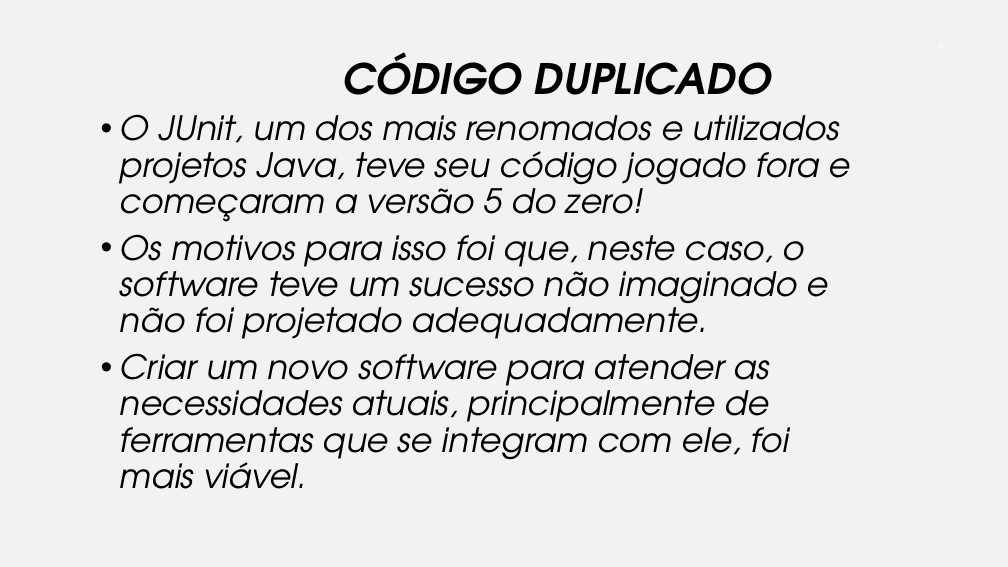
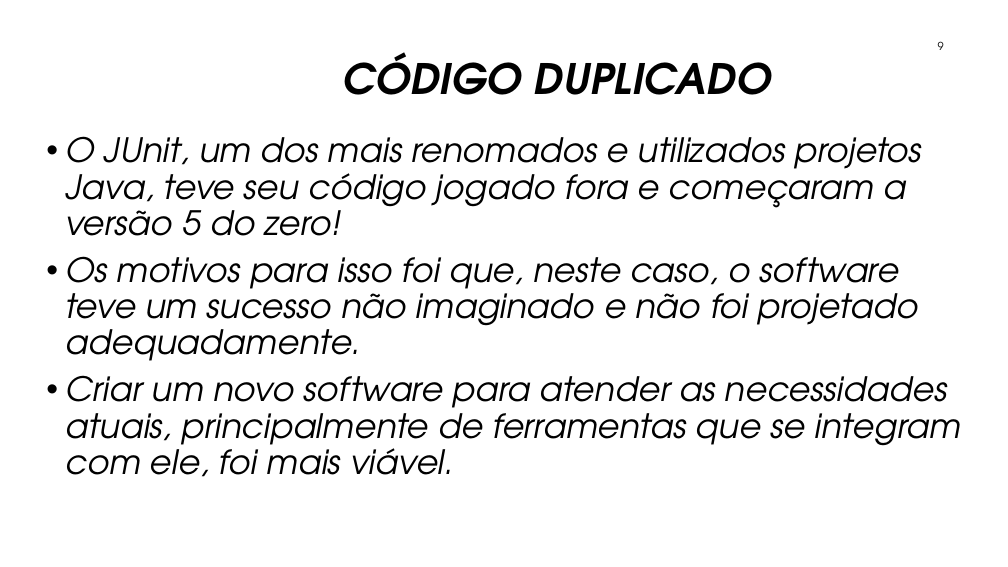
Before and after one commit to Claudio-Barbosa-da-Silva/testes-de-software, a slide deck: slide 9 of projects/01-introducao-tdd/tdd.pptx. Drawn at 1008x567 pixels with LibreOffice and Linux fonts; fonts in the diff are those of the drawing; background and template pictures are left out. Boxes give left, top, right and bottom in pixels: in the first picture for what was removed or moved away, otherwise in the second. Text is boxed around its words. In the diff, an @@ line names an element or a change of style, - is before the commit and + after.

```diff
--- a/projects/01-introducao-tdd/tdd.pptx
+++ b/projects/01-introducao-tdd/tdd.pptx
@@ background #F2F2F2 to #FFFFFF @@
@@ page number at bbox=[938, 41, 944, 50]: text colour #FFFFFF to #000000 @@
@@ text "O JUnit, um dos mais ..." rewrapped from bbox=[120, 114, 851, 489] to bbox=[65, 136, 961, 477] @@
```
Also in this commit, not shown: 26 other slides changed, 1 slide added, 1 other file.
